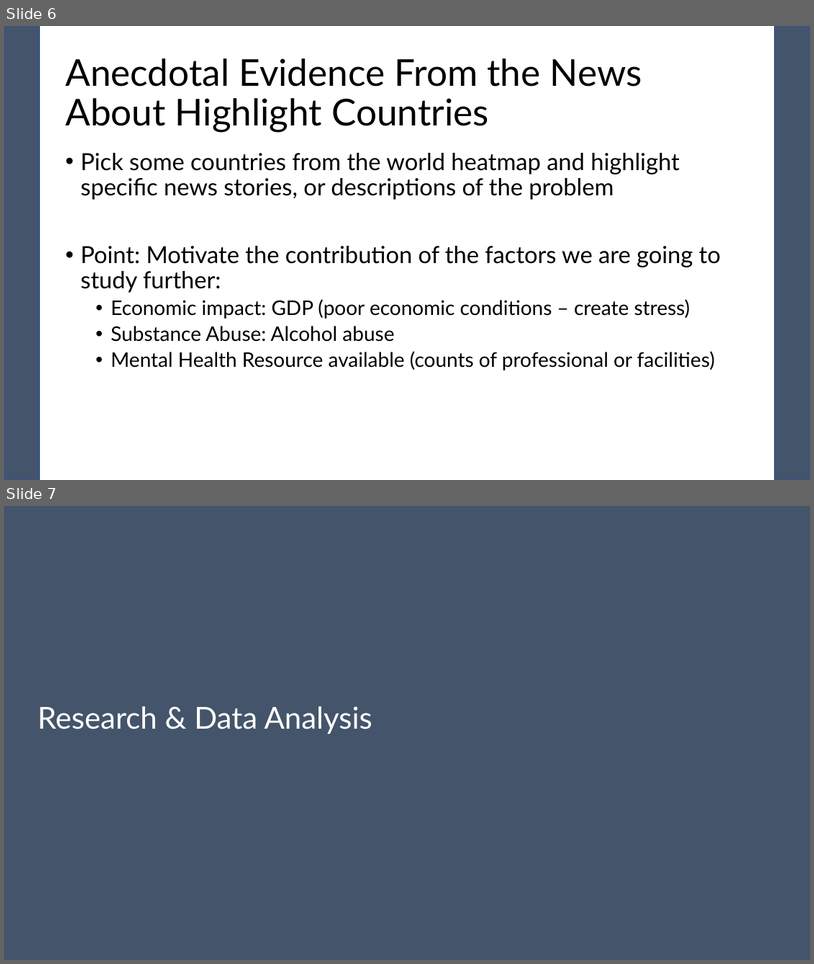
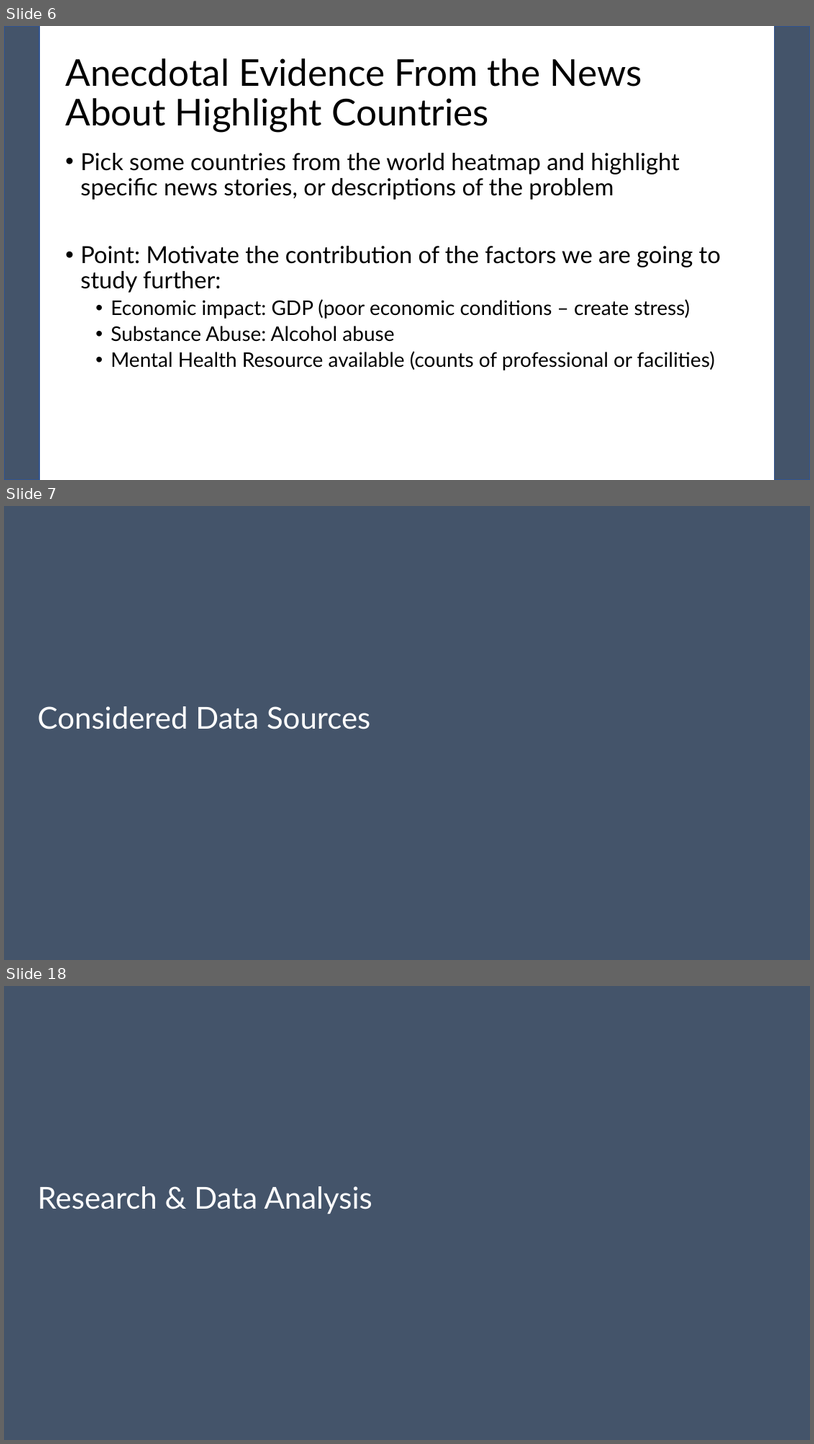
Before and after one commit to pewilliams/regression-mei-team-proj, a slide deck: presentation/Team-25.pptx. Shown one above the other, each under a label of ours: slides 6 and 7 before the commit, slides 6, 7 and 18 after it; the slides between them are not shown. The pictures are 814x964 and 814x1444 pixels, drawn with LibreOffice and Linux fonts; fonts in the diff are those of the drawing. Boxes give left, top, right and bottom in pixels: in the first picture for what was removed or moved away, otherwise in the second. Text is boxed around its words. In the diff, an @@ line names an element or a change of style, - is before the commit and + after.

```diff
--- a/presentation/Team-25.pptx
+++ b/presentation/Team-25.pptx
@@ slide 7 added at bbox=[4, 506, 810, 960], background #44546A @@
@@ title added at bbox=[38, 706, 370, 729], 36 pt, text #FFFFFF @@
+Considered Data Sources
@@ what was slide 7 is now slide 18 @@
```
Also in this commit, not shown: 2 slides changed, 11 other slides added, 1 other file.
